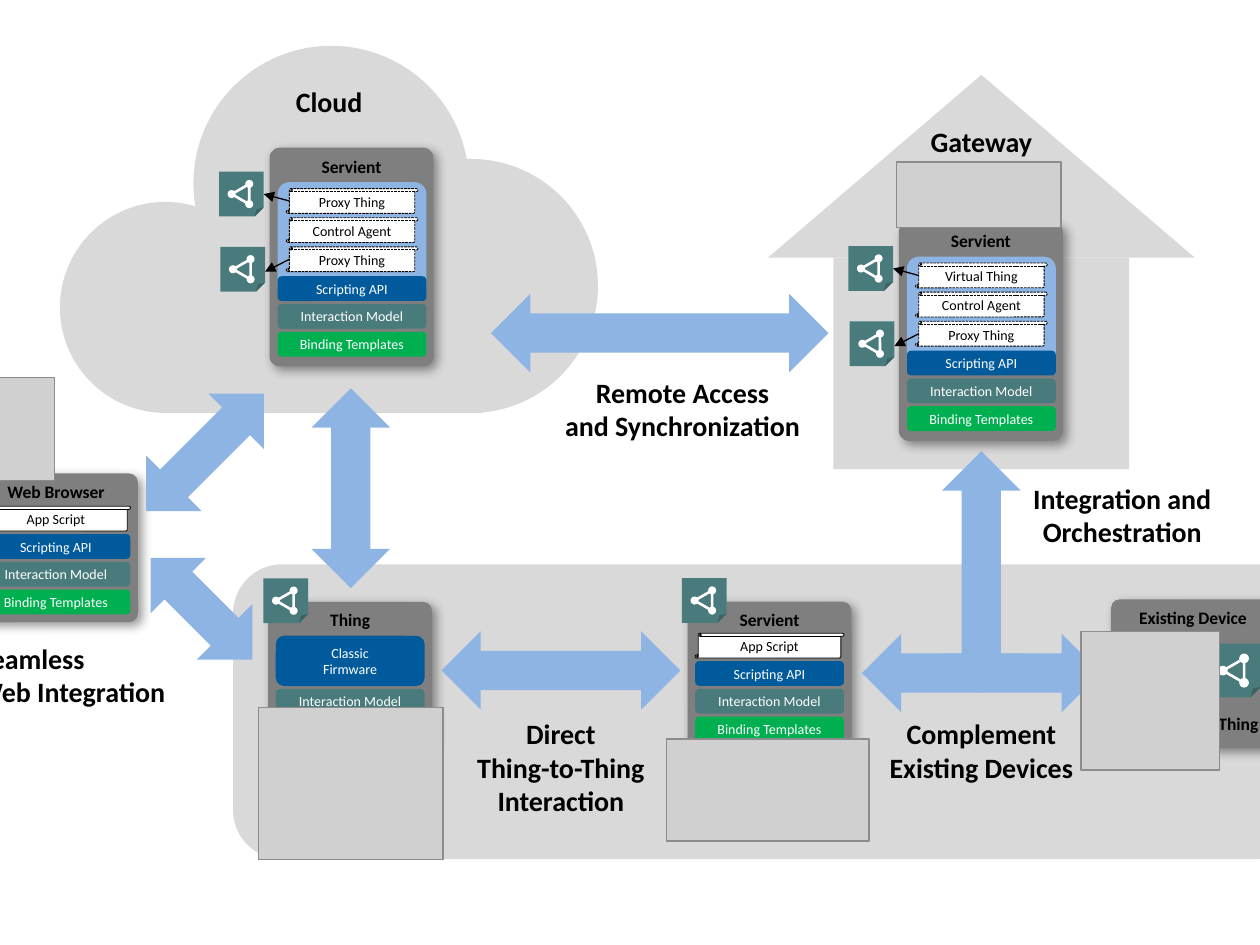
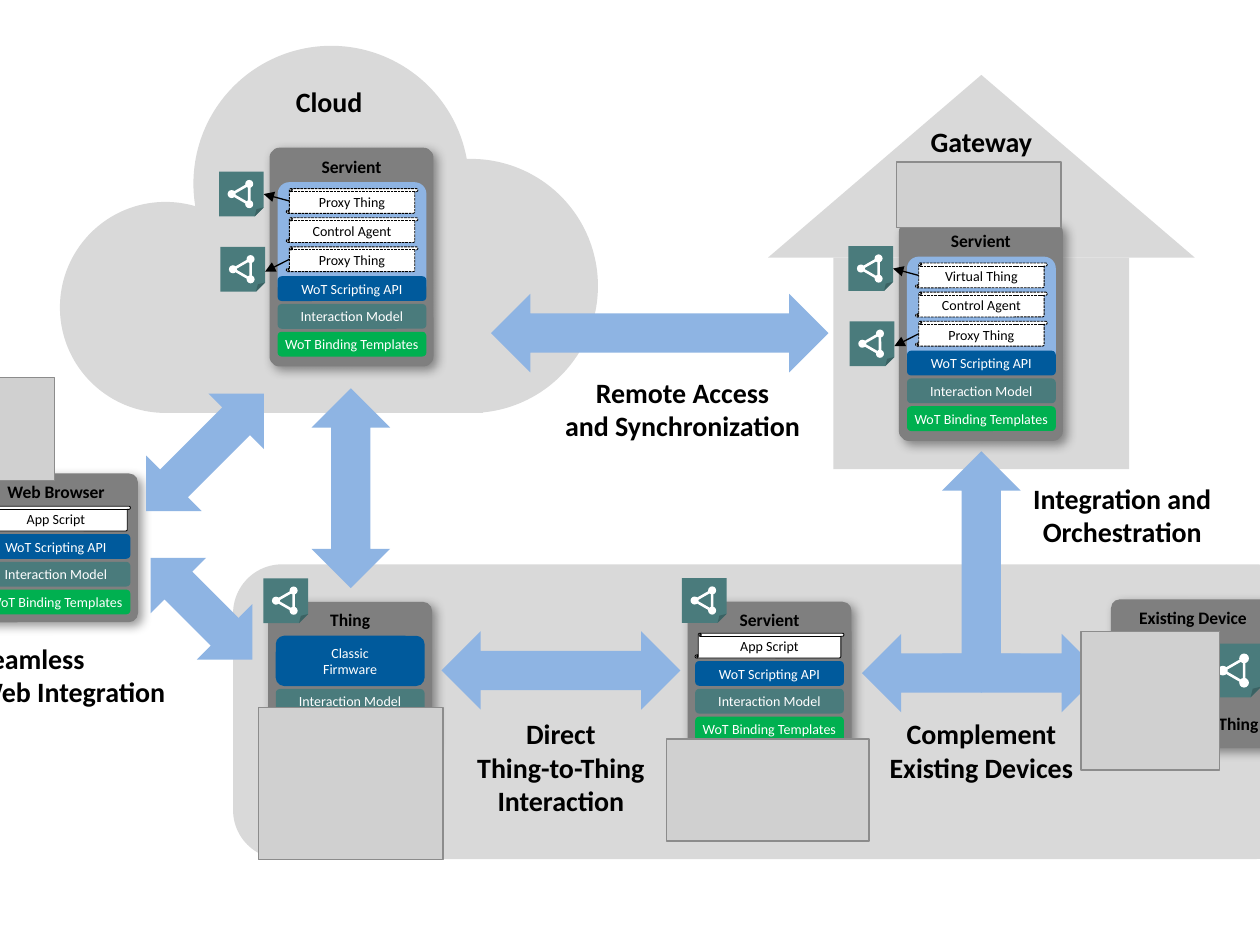
Before and after one commit to w3c/wot-architecture, a slide deck: slide 1 of images/wot-architecture-figures.pptx. Drawn at 1260x945 pixels with LibreOffice and Linux fonts; fonts in the diff are those of the drawing; grey boxes stand for pictures. Boxes give left, top, right and bottom in pixels: in the first picture for what was removed or moved away, otherwise in the second. Text is boxed around its words. In the diff, an @@ line names an element or a change of style, - is before the commit and + after.

```diff
--- a/images/wot-architecture-figures.pptx
+++ b/images/wot-architecture-figures.pptx
@@ text in rounded rectangle at (x1=301, y1=284, x2=402, y2=297): text changed @@
-Scripting API
+WoT Scripting API
@@ text in rounded rectangle at (x1=285, y1=339, x2=418, y2=352): text changed @@
-Binding Templates
+WoT Binding Templates
@@ text in rounded rectangle at (x1=931, y1=358, x2=1032, y2=371): text changed @@
-Scripting API
+WoT Scripting API
@@ text in rounded rectangle at (x1=915, y1=414, x2=1048, y2=427): text changed @@
-Binding Templates
+WoT Binding Templates
@@ text in rounded rectangle at (x1=5, y1=542, x2=106, y2=555): text changed @@
-Scripting API
+WoT Scripting API
@@ text in rounded rectangle at (x1=0, y1=597, x2=122, y2=610): text changed @@
-Binding Templates
+WoT Binding Templates
@@ text in rounded rectangle at (x1=719, y1=669, x2=820, y2=682): text changed @@
-Scripting API
+WoT Scripting API
@@ text in rounded rectangle at (x1=703, y1=724, x2=836, y2=737): text changed @@
-Binding Templates
+WoT Binding Templates
```
Also in this commit, not shown: 11 other slides changed, 12 other files.
